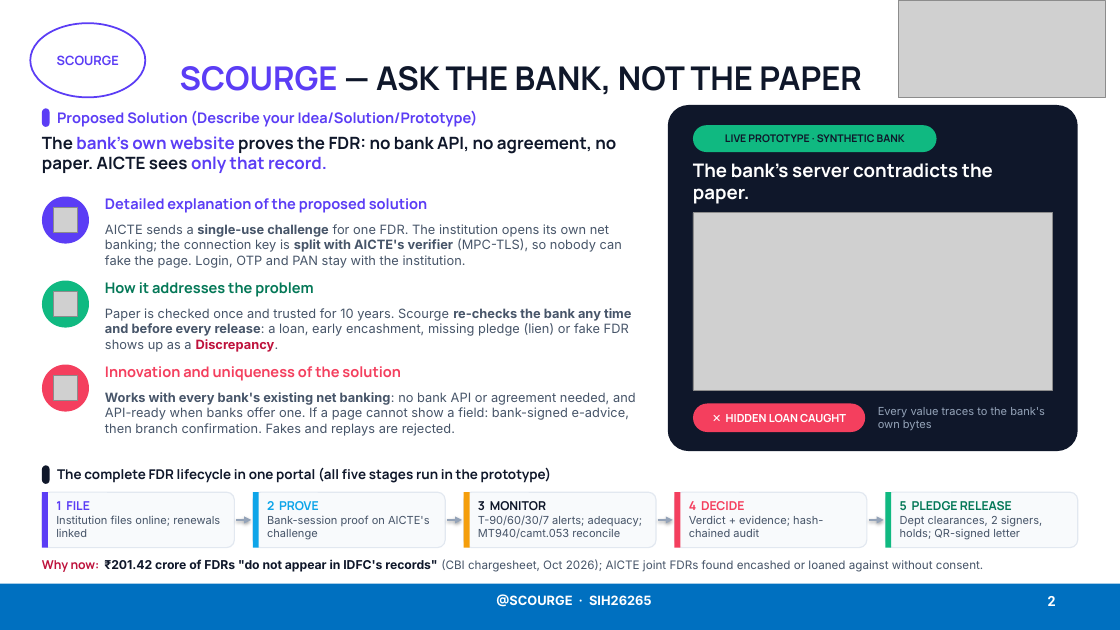
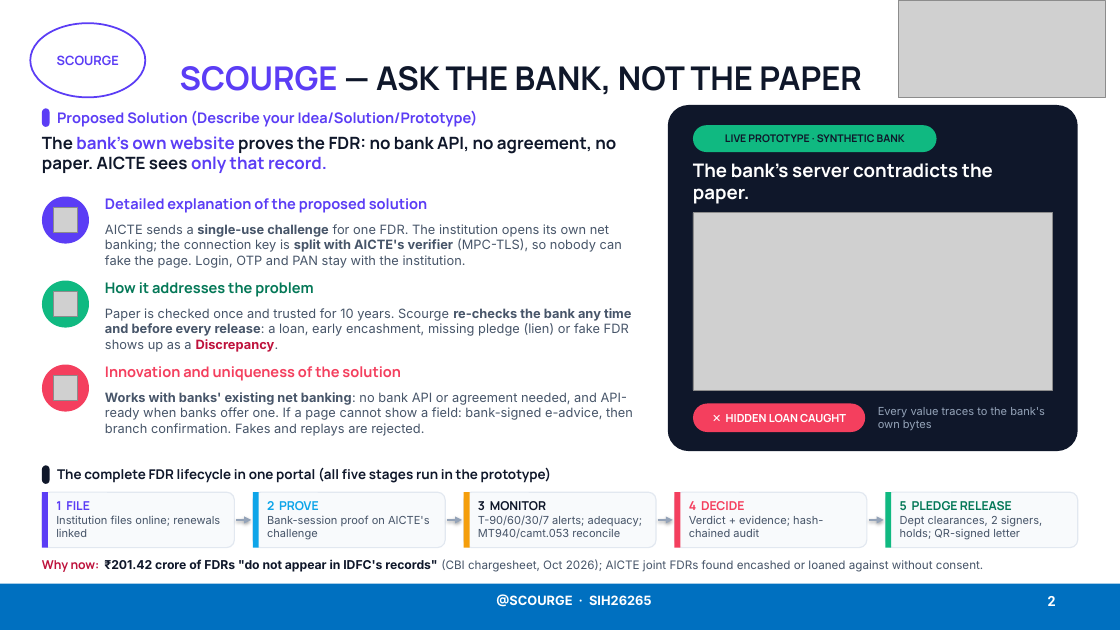
Before and after one commit to Lakki007/Arnavax-Scourge-SIH26265, a slide deck: slide 2 of docs/ppt/Scourge_SIH26265_Idea.pptx. Drawn at 1120x630 pixels with LibreOffice and Linux fonts; fonts in the diff are those of the drawing; grey boxes stand for pictures. Boxes give left, top, right and bottom in pixels: in the first picture for what was removed or moved away, otherwise in the second. Text is boxed around its words. In the diff, an @@ line names an element or a change of style, - is before the commit and + after.

```diff
--- a/docs/ppt/Scourge_SIH26265_Idea.pptx
+++ b/docs/ppt/Scourge_SIH26265_Idea.pptx
@@ text at [105,392,633,436]: text changed @@
-Works with every bank's existing net banking: no bank API or agreement needed, and API-ready when banks offer one. If a page cannot show a field: bank-signed e-advice, then branch confirmation. Fakes and replays are rejected.
+Works with banks' existing net banking: no bank API or agreement needed, and API-ready when banks offer one. If a page cannot show a field: bank-signed e-advice, then branch confirmation. Fakes and replays are rejected.
```
Also in this commit, not shown: 4 other slides changed, 17 other files.
